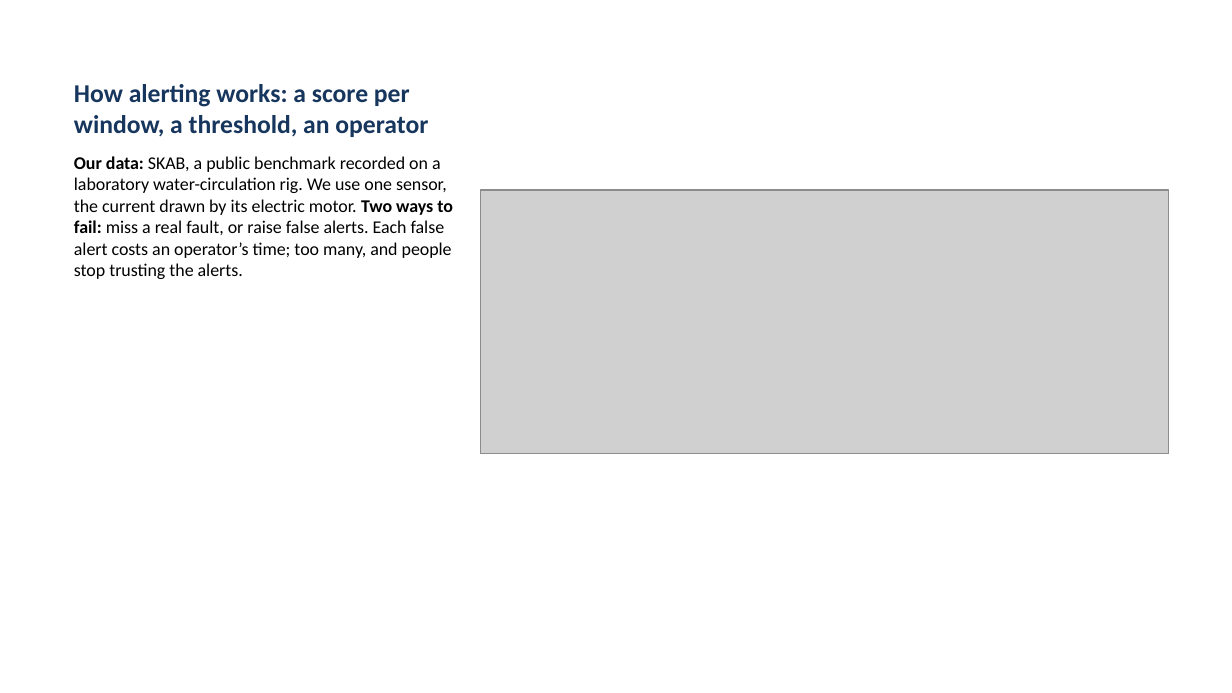
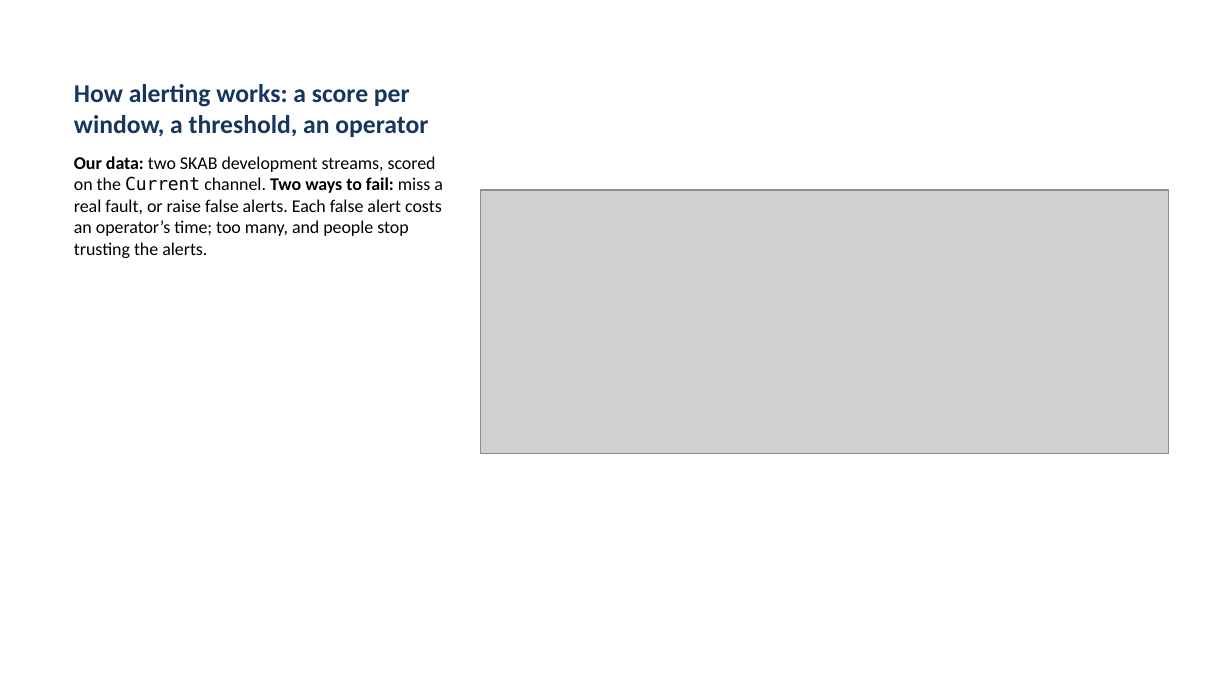
Before and after one commit to chowparty/Reliable-Alerting, a slide deck: slide 2 of deliverables/Phase-I-Slides.pptx. Drawn at 1232x693 pixels with LibreOffice and Linux fonts; fonts in the diff are those of the drawing; grey boxes stand for pictures. Boxes give left, top, right and bottom in pixels: in the first picture for what was removed or moved away, otherwise in the second. Text is boxed around its words. In the diff, an @@ line names an element or a change of style, - is before the commit and + after.

```diff
--- a/deliverables/Phase-I-Slides.pptx
+++ b/deliverables/Phase-I-Slides.pptx
@@ text at bbox=[74, 156, 443, 258]: text changed @@
-Our data: SKAB, a public benchmark recorded on a laboratory water-circulation rig. We use one sensor, the current drawn by its electric motor. Two ways to fail: miss a real fault, or raise false alerts. Each false alert costs an operator’s time; too many, and people stop trusting the alerts.
+Our data: two SKAB development streams, scored on the Current channel. Two ways to fail: miss a real fault, or raise false alerts. Each false alert costs an operator’s time; too many, and people stop trusting the alerts.
```
Also in this commit, not shown: 4 other slides changed, 7 other files.
